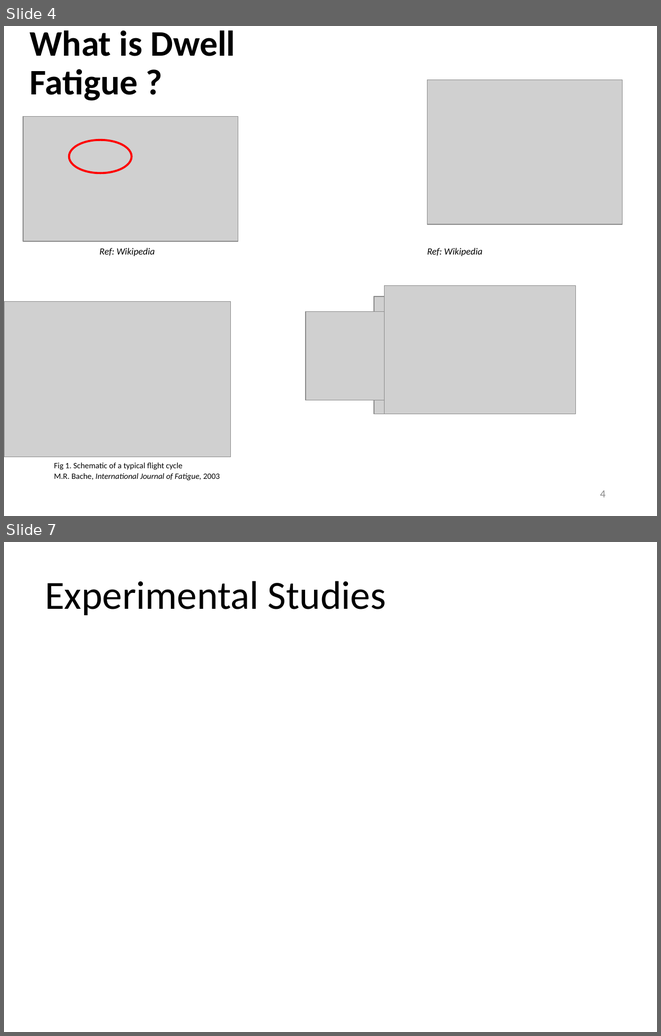
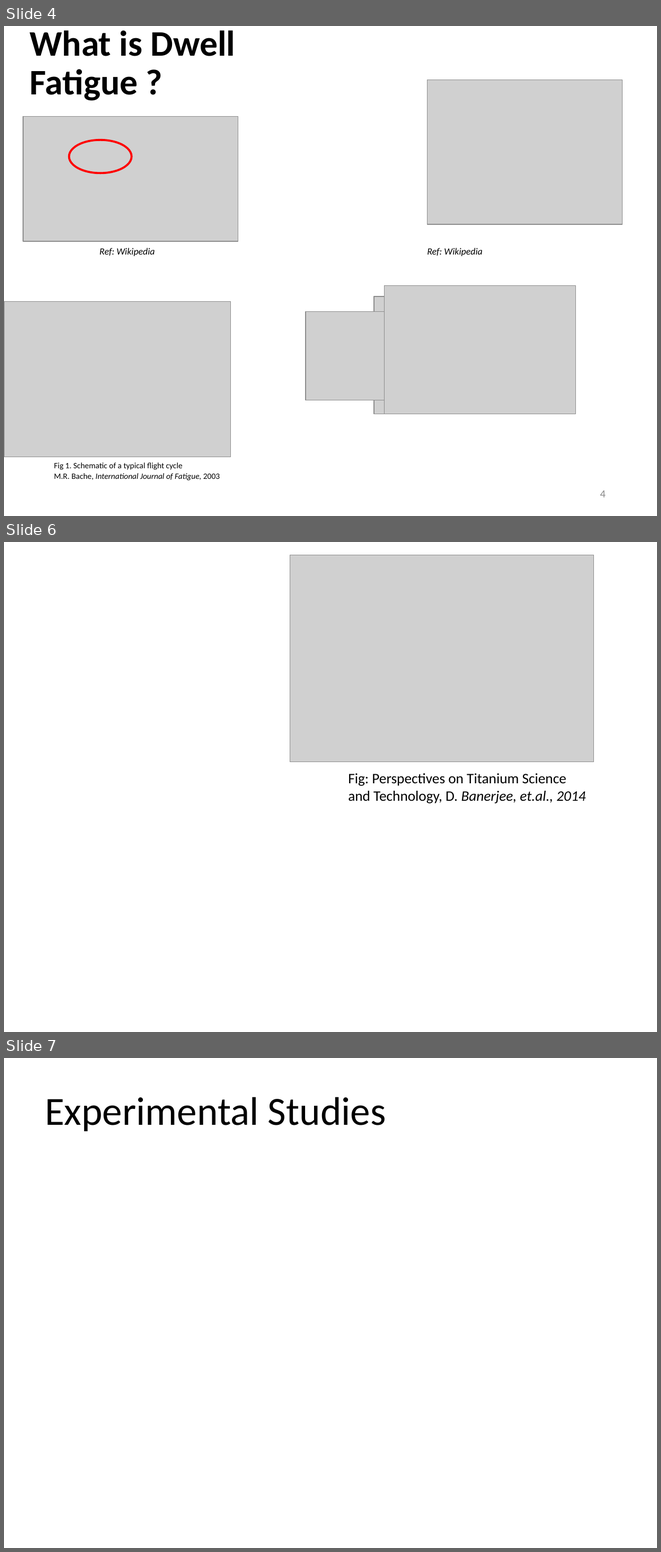
Before and after one commit to Sharanc25/Elements, a slide deck: Thesis/Comprehensive Exam/References/yazar.pptx. Shown one above the other, each under a label of ours: slides 4 and 7 before the commit, slides 4, 6 and 7 after it; the slides between them are not shown. The pictures are 661x1036 and 661x1552 pixels, drawn with LibreOffice and Linux fonts; fonts in the diff are those of the drawing; grey boxes stand for pictures. Boxes give left, top, right and bottom in pixels: in the first picture for what was removed or moved away, otherwise in the second. Text is boxed around its words. In the diff, an @@ line names an element or a change of style, - is before the commit and + after.

```diff
--- a/Thesis/Comprehensive Exam/References/yazar.pptx
+++ b/Thesis/Comprehensive Exam/References/yazar.pptx
@@ slide 6 added at box(4, 542, 657, 1032), background #FFFFFF @@
@@ picture added at box(290, 555, 593, 762) @@
@@ text added at box(348, 773, 585, 803), 16 pt, text #000000 @@
+Fig: Perspectives on Titanium Science and Technology, D. Banerjee, et.al., 2014
```
Also in this commit, not shown: 1 slide changed, 1 other slide added, 1 slide removed.
